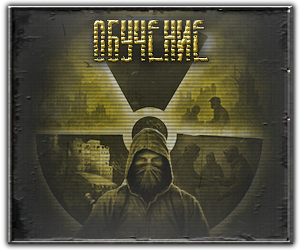
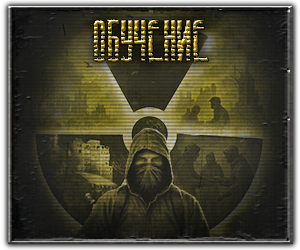
Layered file, before and after one edit (w=300, h=250). Changes by layer:
hid "Актив" over 8, 6, 293, 244
painted on "Обучение" over 107, 19, 176, 62
painted on "Слой 3" over 177, 134, 223, 138